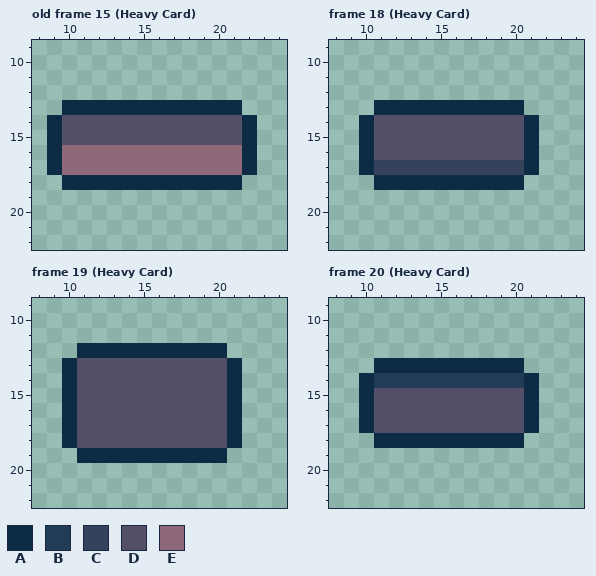
One commit to this pixel-art file: assets/player/thrown_card.aseprite. Above is the file before it was changed.
32x32 pixels, 24 frames. Shown: old frame 15 (Heavy Card): x 8..24, y 9..22; frame 18 (Heavy Card): x 8..24, y 9..22; frame 19 (Heavy Card): x 8..24, y 9..22; frame 20 (Heavy Card): x 8..24, y 9..22. The commit also changed other frames, which this record leaves out.
Visible layers, top first: "Card Design", "Card Base".
Palette (. is transparent): A #0d2b45  B #203c56  C #34425c  D #544e68  E #8d697a
Pixels before, old frame 15 (Heavy Card), first column x 9:
13 .AAAAAAAAAAAA.
14 ADDDDDDDDDDDDA
15 ADDDDDDDDDDDDA
16 AEEEEEEEEEEEEA
17 AEEEEEEEEEEEEA
18 .AAAAAAAAAAAA.
Pixels before, frame 18 (Heavy Card), first column x 10:
13 .AAAAAAAAAA.
14 ADDDDDDDDDDA
15 ADDDDDDDDDDA
16 ADDDDDDDDDDA
17 ACCCCCCCCCCA
18 .AAAAAAAAAA.
Pixels before, frame 19 (Heavy Card), first column x 10:
12 .AAAAAAAAAA.
13 ADDDDDDDDDDA
14 ADDDDDDDDDDA
15 ADDDDDDDDDDA
16 ADDDDDDDDDDA
17 ADDDDDDDDDDA
18 ADDDDDDDDDDA
19 .AAAAAAAAAA.
Pixels before, frame 20 (Heavy Card), first column x 10:
13 .AAAAAAAAAA.
14 ABBBBBBBBBBA
15 ADDDDDDDDDDA
16 ADDDDDDDDDDA
17 ADDDDDDDDDDA
18 .AAAAAAAAAA.
The same view after the edit:
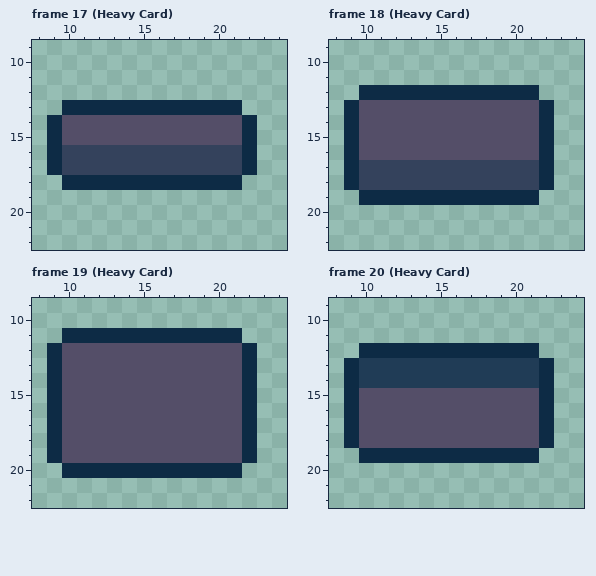
A new or re-ordered frame is compared with the old frame closest to it.
Diff:
frames re-ordered
Changed rows in their new state; - is an unchanged pixel.
Frame 17 (Heavy Card) against old frame 15 (Heavy Card), layer "Card Base":
first column x 10:
16 CCCCCCCCCCCC
17 CCCCCCCCCCCC
Frame 18 (Heavy Card), layer "Card Base":
first column x 9:
12 -AAAAAAAAAAAA-
13 ADDDDDDDDDDDDA
14 AD----------DA
15 AD----------DA
16 AD----------DA
17 AC----------CA
18 ACCCCCCCCCCCCA
19 -AAAAAAAAAAAA-
Frame 19 (Heavy Card), layer "Card Base":
first column x 9:
11 -AAAAAAAAAAAA-
12 ADDDDDDDDDDDDA
13 AD----------DA
14 AD----------DA
15 AD----------DA
16 AD----------DA
17 AD----------DA
18 AD----------DA
19 ADDDDDDDDDDDDA
20 -AAAAAAAAAAAA-
Frame 20 (Heavy Card), layer "Card Base":
first column x 9:
12 -AAAAAAAAAAAA-
13 ABBBBBBBBBBBBA
14 AB----------BA
15 AD----------DA
16 AD----------DA
17 AD----------DA
18 ADDDDDDDDDDDDA
19 -AAAAAAAAAAAA-
Boxes around the changes in both pictures, in picture pixels (x1, y1, x2, y2):
changed: (62, 145, 242, 175)
changed: (344, 85, 554, 205)
changed: (47, 328, 257, 478)
changed: (344, 343, 554, 463)
